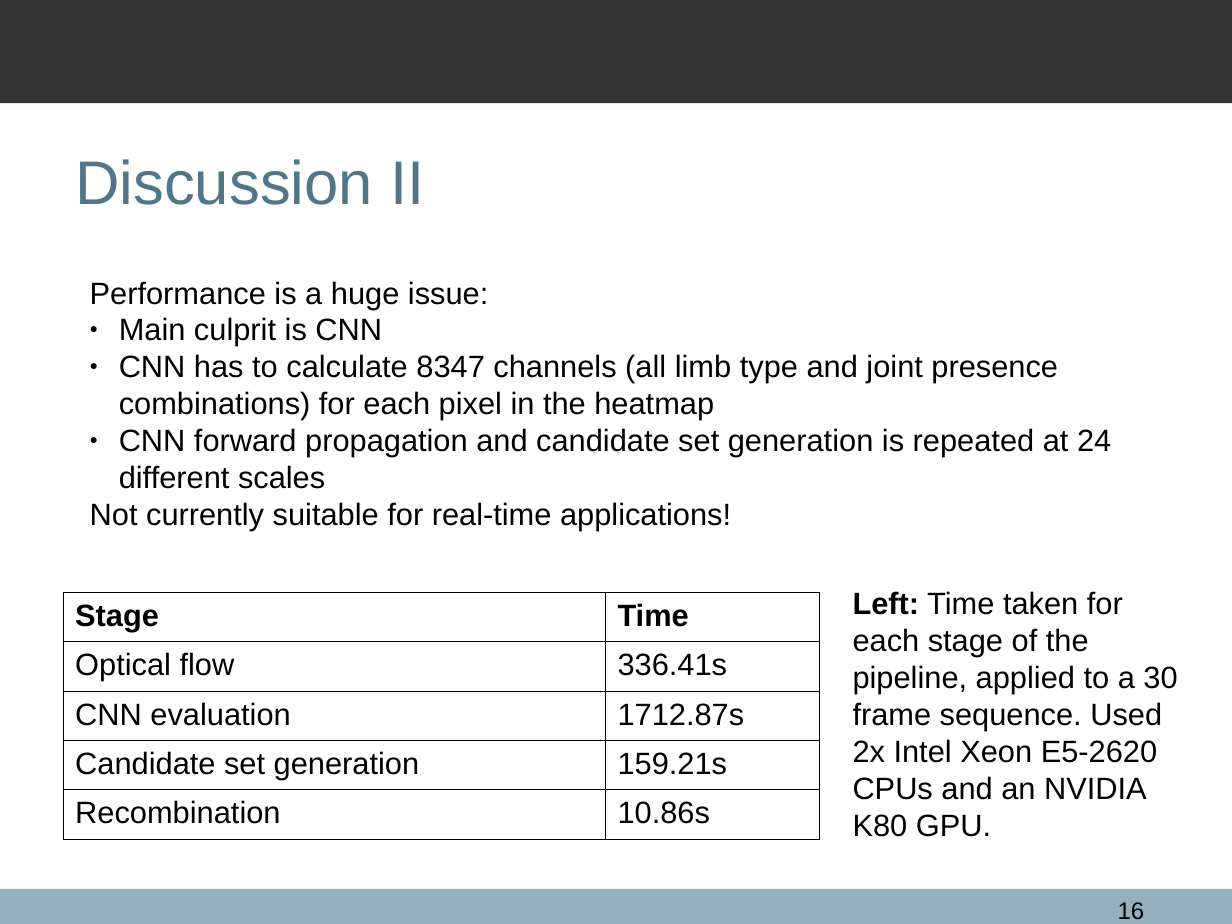
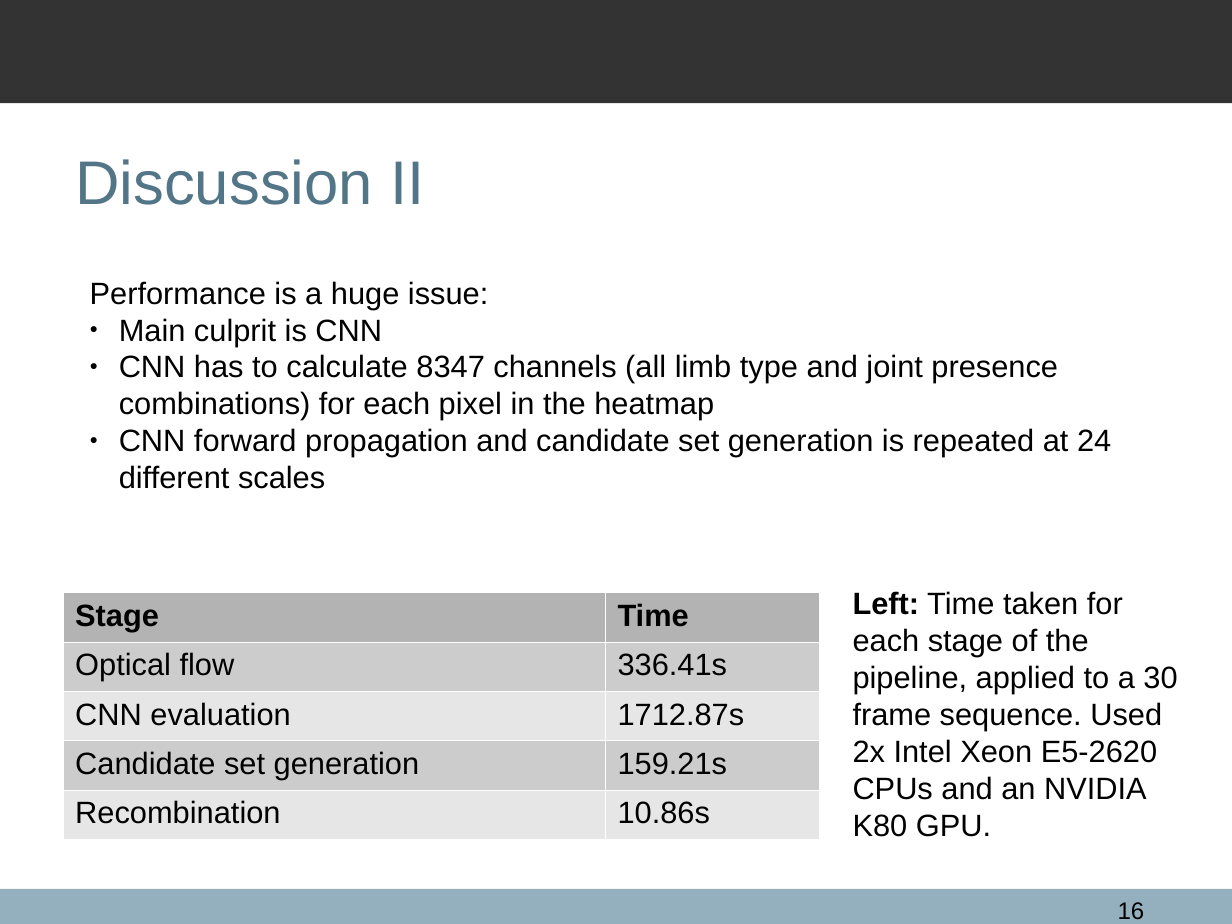
Before and after one commit to qxcv/comp2560, a slide deck: slide 16 of presentation/presentation.odp. Drawn at 1232x924 pixels with LibreOffice and Linux fonts; fonts in the diff are those of the drawing; background and template pictures are left out. Boxes give left, top, right and bottom in pixels: in the first picture for what was removed or moved away, otherwise in the second. Text is boxed around its words. In the diff, an @@ line names an element or a change of style, - is before the commit and + after.

```diff
--- a/presentation/presentation.odp
+++ b/presentation/presentation.odp
@@ text at <box>90,502,731,531</box>: paragraph removed @@
-Not currently suitable for real-time applications!
@@ table at <box>63,593,819,840</box> @@
@@ fill none to #B3B3B3 in row 1 @@
@@ fill none to #CCCCCC in 4 cells @@
@@ fill none to #E6E6E6 in 4 cells @@
@@ borders changed @@
```
Also in this commit, not shown: 1 other slide changed, 2 slides added, 2 slides removed, 4 other files.
